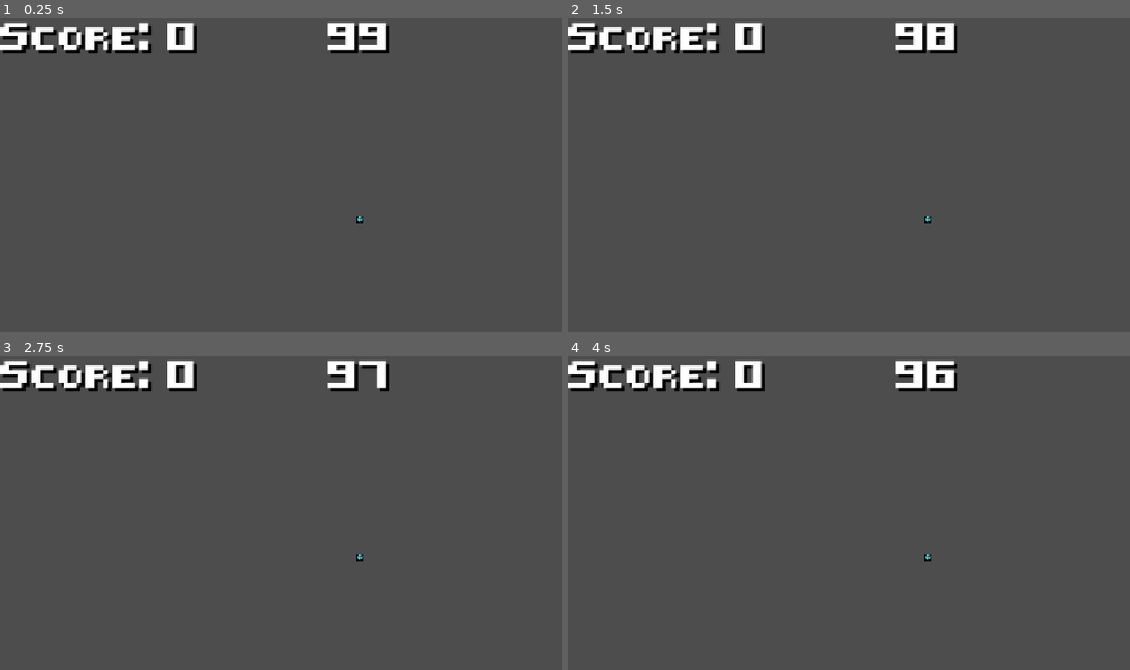
Above: before the commit, frames 1-4 (two rows, left to right).
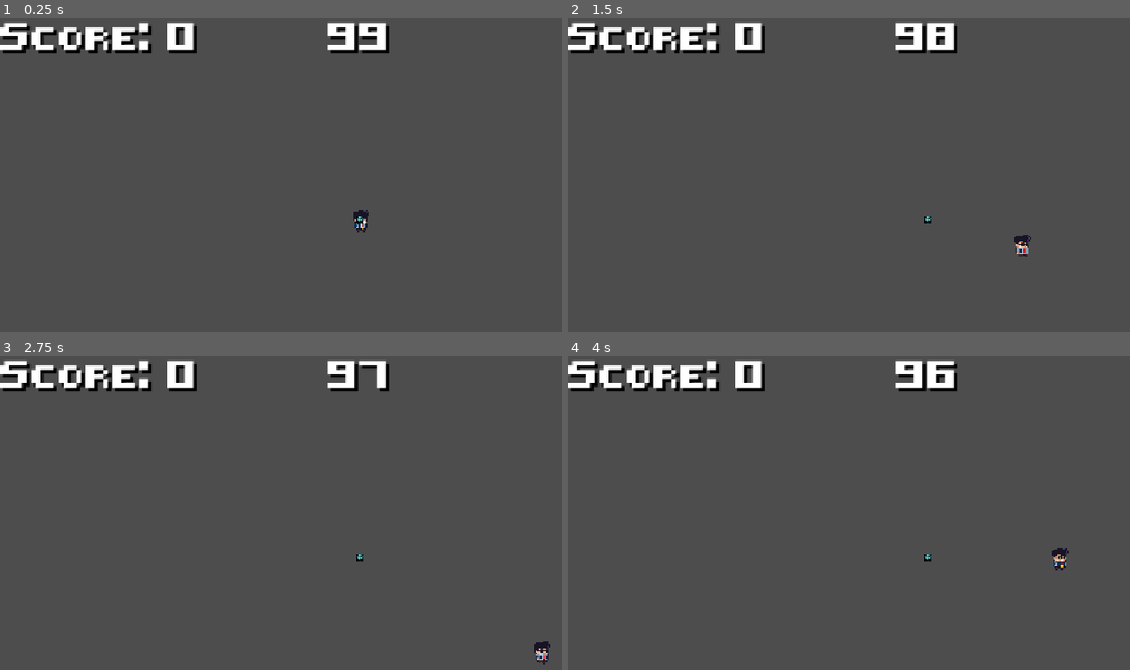
Above: after the commit, the same moments.

Repository: GameAISchool2026members/GloopGloopDelivery
Game: Godot game, scene res://game/game.tscn
Two runs of this game, one before a commit and one after it. Both use one fixed random seed, a clock stepped at 60 frames per second and the inputs below. This scene is started directly instead of the project's main scene.
Inputs (mouse positions are in pixels of both pictures, inside the frame that each line leads up to):
- Up to frame 1 (0.25 s): no input
- Up to frame 2 (1.5 s): tap Enter at 0.5 s; move the mouse to (1085, 200) at 0.52 s; hold D (right) 0.53-1.28 s; tap Space (interact) at 0.6, 1.35 s; click (1085, 200) at 0.67 s; move the mouse to (781, 240) at 1.27 s; hold S (down) from 1.28 s (still down)
- Up to frame 3 (2.75 s): move the mouse to (432, 469) at 2.02 s; release S (down) at 2.03 s; hold D (right) from 2.03 s (still down); tap Space (interact) at 2.1 s
- Up to frame 4 (4 s): move the mouse to (893, 638) at 2.77 s; release D (right) at 2.78 s; hold W (up) 2.78-3.53 s; tap Space (interact) at 2.85, 3.6 s; click (893, 638) at 2.92 s; move the mouse to (outside the picture) at 3.52 s; hold A (left) from 3.53 s (still down)

The runs differ from the first frame. In frame 1, 0.1% of the frame differs, in the area x 62-66%, y 61-69%; in frame 2, 0.2%; in frame 3, 0.2%, in the area x 95-98%, y 90-99%; in frame 4, 0.2%.

Commit message:
update

Diff:
--- a/environment_demo/player.tscn
+++ /dev/null
@@ -1,28 +0,0 @@
-[gd_scene format=3 uid="uid://ckudr8chj1kgo"]
-
-[ext_resource type="SpriteFrames" uid="uid://dtmg2480rb7hi" path="res://environment_demo/player.tres" id="1_4flbx"]
-[ext_resource type="Script" uid="uid://dc8r7nh06fld6" path="res://environment_demo/character_body_2d.gd" id="1_onrkg"]
-
-[sub_resource type="CircleShape2D" id="CircleShape2D_onrkg"]
-radius = 21.095022
-
-[node name="Node2D" type="Node2D" unique_id=1842773098]
-
-[node name="body" type="CharacterBody2D" parent="." unique_id=9644110 groups=["player"]]
-script = ExtResource("1_onrkg")
-speed = null
-
-[node name="AnimatedSprite2D" type="AnimatedSprite2D" parent="body" unique_id=274605707]
-texture_filter = 1
-sprite_frames = ExtResource("1_4flbx")
-
-[node name="CollisionShape2D" type="CollisionShape2D" parent="body" unique_id=1796559021]
-shape = SubResource("CircleShape2D_onrkg")
-
-[node name="InteractionArea" type="Area2D" parent="body" unique_id=1520098243]
-monitorable = false
-
-[node name="CollisionShape2D" type="CollisionShape2D" parent="body/InteractionArea" unique_id=126223714]
-shape = SubResource("CircleShape2D_onrkg")
-
-[connection signal="interact" from="body" to="body" method="_on_interact"]
--- a/game/game.tscn
+++ b/game/game.tscn
@@ -3,7 +3,9 @@
 [ext_resource type="FontFile" uid="uid://d1i07hb3kmrks" path="res://assets/font/8-bit-hud.ttf" id="1_l1rk1"]
 [ext_resource type="Script" uid="uid://c88igffmy7cfq" path="res://game/game_manager.gd" id="1_vasa2"]
 [ext_resource type="Script" uid="uid://ctek3ueshgrhr" path="res://game/gui.gd" id="2_4fuuu"]
-[ext_resource type="PackedScene" uid="uid://b8b8erpuqqxvy" path="res://robot_companion/companion.tscn" id="3_h7iqs"]
+[ext_resource type="Script" uid="uid://bydlo2gs47d03" path="res://game/objectives_manager.gd" id="2_dxrkv"]
+[ext_resource type="PackedScene" uid="uid://ckudr8chj1kgo" path="res://players/human/human_player.tscn" id="6_dakft"]
+[ext_resource type="PackedScene" uid="uid://b8b8erpuqqxvy" path="res://players/robot/robot_player.tscn" id="6_u5opy"]
 
 [sub_resource type="LabelSettings" id="LabelSettings_vasa2"]
 font = ExtResource("1_l1rk1")
@@ -16,6 +18,9 @@
 
 [node name="GameManager" type="Node2D" parent="." unique_id=385739205]
 script = ExtResource("1_vasa2")
+
+[node name="ObjectivesManager" type="Node2D" parent="." unique_id=29152518]
+script = ExtResource("2_dxrkv")
 
 [node name="GUI" type="Control" parent="." unique_id=521750349]
 custom_minimum_size = Vector2(1152, 648)
@@ -56,4 +61,6 @@
 
 [node name="Players" type="Node2D" parent="." unique_id=1032971318]
 
-[node name="Companion" parent="Players" unique_id=274457977 instance=ExtResource("3_h7iqs")]
+[node name="HumanPlayer" parent="Players" unique_id=9644110 instance=ExtResource("6_dakft")]
+
+[node name="RobotPlayer" parent="Players" unique_id=274457977 instance=ExtResource("6_u5opy")]
--- /dev/null
+++ b/game/objectives_manager.gd
@@ -0,0 +1,28 @@
+extends Node2D
+
+var objectives : Array[Node2D]
+
+func find_all_objectes() -> void:
+	objectives = get_tree().get_nodes_in_group("interactables") as Array[Node2D]
+
+func get_all_resources() -> Array[Node2D]:
+	return []
+
+func number_of_objectives() -> int:
+	return objectives.size()
+
+func objective_data_size() -> int:
+	return number_of_objectives() * 3
+
+# list of inputs for the policy, for each objective:
+# distance to player
+# player velocity towards it
+# importance
+func get_objectives_data(player : CharacterBody2D) -> PackedFloat32Array:
+	var result : PackedFloat32Array = []
+	for o in objectives:
+		var dir := player.position.direction_to(o.position)
+		result.append(o.position.distance_to(player.position))
+		result.append(dir.dot(player.velocity))
+		result.append(1.0)
+	return []
--- a/environment_demo/basic scene.tscn
+++ b/players/human/basic scene.tscn
@@ -1,8 +1,8 @@
 [gd_scene format=4 uid="uid://ceoh7cgbeh1vv"]
 
-[ext_resource type="TileSet" uid="uid://c4ai1u8yybhho" path="res://environment_demo/new_tile_set.tres" id="1_i4507"]
-[ext_resource type="PackedScene" uid="uid://ckudr8chj1kgo" path="res://environment_demo/player.tscn" id="2_gyhtn"]
-[ext_resource type="PackedScene" uid="uid://rnw6vjamikjk" path="res://environment_demo/interactable.tscn" id="3_gyhtn"]
+[ext_resource type="TileSet" uid="uid://c4ai1u8yybhho" path="res://players/human/new_tile_set.tres" id="1_i4507"]
+[ext_resource type="PackedScene" uid="uid://ckudr8chj1kgo" path="res://players/human/human_player.tscn" id="2_gyhtn"]
+[ext_resource type="PackedScene" uid="uid://rnw6vjamikjk" path="res://players/human/interactable.tscn" id="3_gyhtn"]
 
 [node name="Node2D" type="Node2D" unique_id=756207748]
 
--- a/environment_demo/character_body_2d.gd
+++ b/players/human/human_player.gd
@@ -1,11 +1,14 @@
-extends CharacterBody2D
+class_name HumanPlayer extends Player
+
 signal interact
 var touching = null
-@export var speed = 200
+
+
 func _ready() -> void:
 	$InteractionArea.area_entered.connect(_on_interaction_area_entered)
-	$InteractionArea.area_entered.connect(_on_interaction_area_exited)
+	$InteractionArea.area_exited.connect(_on_interaction_area_exited)
 	speed = 200
+
 func _process(delta):
 	if Input.is_action_just_pressed("interact"):
 		print("interact")
@@ -19,11 +22,13 @@
 func _physics_process(delta):
 	get_input()
 	move_and_slide()
+
 func _on_interaction_area_entered(area: Area2D) -> void:
 	if area.is_in_group("interactable"):
 		print("interacts with other body ")
 		touching = area
 		print("Player touched interactable!")
+
 func _on_interaction_area_exited(body: Area2D) -> void:
 	touching = null
 	print("player stopped touching!")
--- /dev/null
+++ b/players/human/human_player.tscn
@@ -0,0 +1,26 @@
+[gd_scene format=3 uid="uid://ckudr8chj1kgo"]
+
+[ext_resource type="SpriteFrames" uid="uid://dtmg2480rb7hi" path="res://players/human/player.tres" id="1_4flbx"]
+[ext_resource type="Script" uid="uid://dc8r7nh06fld6" path="res://players/human/human_player.gd" id="1_onrkg"]
+
+[sub_resource type="CircleShape2D" id="CircleShape2D_onrkg"]
+radius = 21.095022
+
+[node name="HumanPlayer" type="CharacterBody2D" unique_id=9644110 groups=["player"]]
+script = ExtResource("1_onrkg")
+
+[node name="AnimatedSprite2D" type="AnimatedSprite2D" parent="." unique_id=274605707]
+texture_filter = 1
+sprite_frames = ExtResource("1_4flbx")
+
+[node name="CollisionShape2D" type="CollisionShape2D" parent="." unique_id=1796559021]
+shape = SubResource("CircleShape2D_onrkg")
+disabled = true
+
+[node name="InteractionArea" type="Area2D" parent="." unique_id=1520098243]
+monitorable = false
+
+[node name="CollisionShape2D" type="CollisionShape2D" parent="InteractionArea" unique_id=126223714]
+shape = SubResource("CircleShape2D_onrkg")
+
+[connection signal="interact" from="." to="." method="_on_interact"]
--- a/environment_demo/new_tile_set.tres
+++ b/players/human/new_tile_set.tres
@@ -1,7 +1,7 @@
 [gd_resource type="TileSet" format=3 uid="uid://c4ai1u8yybhho"]
 
-[ext_resource type="Texture2D" uid="uid://cpry3414in2l" path="res://environment_demo/Tileset_SpookyMansion_16x16_FREE.png" id="1_ujgj0"]
-[ext_resource type="Texture2D" uid="uid://dijutb00hab5e" path="res://environment_demo/spr_terrains.png" id="2_02c43"]
+[ext_resource type="Texture2D" uid="uid://cpry3414in2l" path="res://players/human/Tileset_SpookyMansion_16x16_FREE.png" id="1_ujgj0"]
+[ext_resource type="Texture2D" uid="uid://dijutb00hab5e" path="res://players/human/spr_terrains.png" id="2_02c43"]
 
 [sub_resource type="TileSetAtlasSource" id="TileSetAtlasSource_peyie"]
 texture = ExtResource("1_ujgj0")
--- a/environment_demo/player.tres
+++ b/players/human/player.tres
@@ -1,6 +1,6 @@
 [gd_resource type="SpriteFrames" format=3 uid="uid://dtmg2480rb7hi"]
 
-[ext_resource type="Texture2D" uid="uid://dl56reradb5wr" path="res://environment_demo/32 x 32 platform character_idle_0.png" id="1_snmwc"]
+[ext_resource type="Texture2D" uid="uid://dl56reradb5wr" path="res://players/human/32 x 32 platform character_idle_0.png" id="1_snmwc"]
 
 [resource]
 animations = [{
--- /dev/null
+++ b/players/player.gd
@@ -0,0 +1,8 @@
+class_name Player extends CharacterBody2D
+
+@export var speed = 200
+
+var item : Node2D
+
+func obtain_item(item : Node2D) -> void:
+	pass
--- a/robot_companion/policy_predictor.gd
+++ b/players/robot/policy_predictor.gd
@@ -9,9 +9,9 @@
 
 var history_buffer: Array[PackedFloat32Array] = []
 
-func _ready() -> void:
-	# Example: 3 snapshots * 2 objective metrics = 6 inputs -> 3 predicted intent states
-	mlp.build_structure([6, 16, 3], [mlp.Activation.TANH, mlp.Activation.SOFTMAX])
+func init(num_objectves : int, player : CharacterBody2D) -> void:
+	mlp = GodotMLP.new()
+	mlp.build_structure([6, 16, num_objectves], [mlp.Activation.TANH, mlp.Activation.SOFTMAX])
 
 func update_prediction(delta: float) -> PackedFloat32Array:
 	if not is_instance_valid(player) or active_objectives.is_empty():
--- a/robot_companion/policy_predictor.tscn
+++ b/players/robot/policy_predictor.tscn
@@ -1,6 +1,6 @@
 [gd_scene format=3 uid="uid://dt2lp7yqcv0wo"]
 
-[ext_resource type="Script" uid="uid://dj5tp7jo6ab01" path="res://robot_companion/policy_predictor.gd" id="1_vk6kh"]
+[ext_resource type="Script" uid="uid://dj5tp7jo6ab01" path="res://players/robot/policy_predictor.gd" id="1_vk6kh"]
 
 [node name="PolicyPredictor" type="Node2D" unique_id=1970150874]
 script = ExtResource("1_vk6kh")
--- a/robot_companion/companion.gd
+++ b/players/robot/robot_player.gd
@@ -1,6 +1,4 @@
-class_name Companion extends CharacterBody2D
-
-const SPEED = 300.0
+class_name RobotPlayer extends Player
 
 enum State { IDLE, WALKING_TO_ITEM, WALKING_WITH_ITEM, WAITING }
 var state : State = State.IDLE
--- /dev/null
+++ b/players/robot/robot_player.tscn
@@ -0,0 +1,19 @@
+[gd_scene format=3 uid="uid://b8b8erpuqqxvy"]
+
+[ext_resource type="Script" uid="uid://8ff46jns7ll2" path="res://players/robot/robot_player.gd" id="1_pfglk"]
+[ext_resource type="PackedScene" uid="uid://dt2lp7yqcv0wo" path="res://players/robot/policy_predictor.tscn" id="2_53jri"]
+[ext_resource type="Texture2D" uid="uid://bd7l6i0voscv4" path="res://navigation_demo/resources/player_sprite.tres" id="3_ha7wq"]
+
+[sub_resource type="RectangleShape2D" id="RectangleShape2D_p7nr7"]
+size = Vector2(8, 8)
+
+[node name="RobotPlayer" type="CharacterBody2D" unique_id=274457977]
+script = ExtResource("1_pfglk")
+
+[node name="PolicyPredictor" parent="." unique_id=1970150874 instance=ExtResource("2_53jri")]
+
+[node name="Sprite2D" type="Sprite2D" parent="." unique_id=6830948]
+texture = ExtResource("3_ha7wq")
+
+[node name="CollisionShape2D" type="CollisionShape2D" parent="." unique_id=79676028]
+shape = SubResource("RectangleShape2D_p7nr7")
--- a/project.godot
+++ b/project.godot
@@ -14,6 +14,11 @@
 run/main_scene="uid://cc5ulojwcn4be"
 config/features=PackedStringArray("4.6", "GL Compatibility")
 config/icon="res://icon.svg"
+
+[display]
+
+window/stretch/mode="canvas_items"
+
 [global_group]
 
 player=""
@@ -51,10 +56,6 @@
 ]
 }
 
-[display]
-
-window/stretch/mode="canvas_items"
-
 [physics]
 
 3d/physics_engine="Jolt Physics"
--- a/robot_companion/companion.tscn
+++ /dev/null
@@ -1,19 +0,0 @@
-[gd_scene format=3 uid="uid://b8b8erpuqqxvy"]
-
-[ext_resource type="PackedScene" uid="uid://dt2lp7yqcv0wo" path="res://robot_companion/policy_predictor.tscn" id="1_8wyaf"]
-[ext_resource type="Texture2D" uid="uid://bd7l6i0voscv4" path="res://navigation_demo/resources/player_sprite.tres" id="1_p7nr7"]
-[ext_resource type="Script" uid="uid://8ff46jns7ll2" path="res://robot_companion/companion.gd" id="1_vchjq"]
-
-[sub_resource type="RectangleShape2D" id="RectangleShape2D_p7nr7"]
-size = Vector2(8, 8)
-
-[node name="Companion" type="CharacterBody2D" unique_id=274457977]
-script = ExtResource("1_vchjq")
-
-[node name="PolicyPredictor" parent="." unique_id=1970150874 instance=ExtResource("1_8wyaf")]
-
-[node name="Sprite2D" type="Sprite2D" parent="." unique_id=6830948]
-texture = ExtResource("1_p7nr7")
-
-[node name="CollisionShape2D" type="CollisionShape2D" parent="." unique_id=79676028]
-shape = SubResource("RectangleShape2D_p7nr7")
Not shown, added: game/objectives_manager.gd.uid
Renamed: environment_demo/32 x 32 platform character_idle_0.png -> players/human/32 x 32 platform character_idle_0.png
Not shown, added: players/human/32 x 32 platform character_idle_0.png.import
Renamed: environment_demo/Tileset_SpookyMansion_16x16_FREE.png -> players/human/Tileset_SpookyMansion_16x16_FREE.png
Not shown, added: players/human/Tileset_SpookyMansion_16x16_FREE.png.import
Not shown, added: players/human/human_player.gd.uid
Renamed: environment_demo/interactable.tscn -> players/human/interactable.tscn
Renamed: environment_demo/spr_terrains.png -> players/human/spr_terrains.png
Not shown, added: players/human/spr_terrains.png.import
Not shown, added: players/player.gd.uid
Renamed: robot_companion/policy_predictor.gd.uid -> players/robot/policy_predictor.gd.uid
Renamed: robot_companion/companion.gd.uid -> players/robot/robot_player.gd.uid
